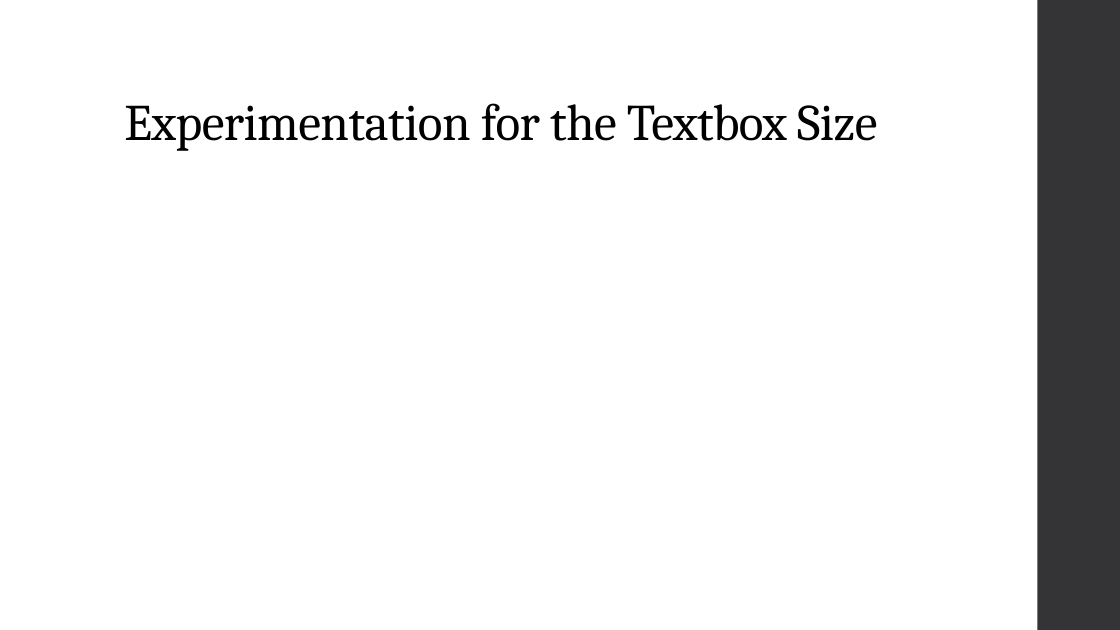
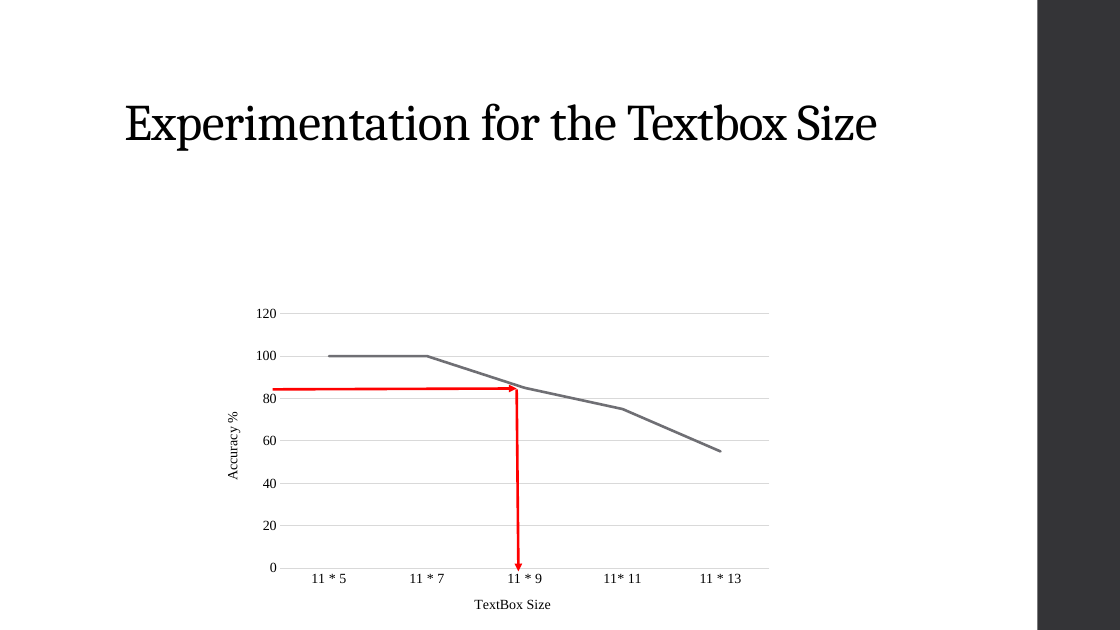
Before and after one commit to diederichk/StepCounter, a slide deck: slide 12 of MidtermPresentation/MidtermPresentation.pptx (slide 10 before the commit). Drawn at 1120x630 pixels with LibreOffice and Linux fonts; fonts in the diff are those of the drawing; grey boxes stand for pictures. Boxes give left, top, right and bottom in pixels: in the first picture for what was removed or moved away, otherwise in the second. Text is boxed around its words. In the diff, an @@ line names an element or a change of style, - is before the commit and + after.

```diff
--- a/MidtermPresentation/MidtermPresentation.pptx
+++ b/MidtermPresentation/MidtermPresentation.pptx
@@ line chart added at [206, 300, 781, 630] @@
+categories: 11 * 5, 11 * 7, 11 * 9, 11* 11, 11 * 13
+Series 1: 100, 100, 85, 75, 55
@@ arrow added from (272, 390) to (517, 388), #FF0000 2.25 pt @@
@@ arrow added from (517, 390) to (518, 571), #FF0000 2.25 pt @@
```
Also in this commit, not shown: 3 slides added, 1 slide removed, 2 other files.
